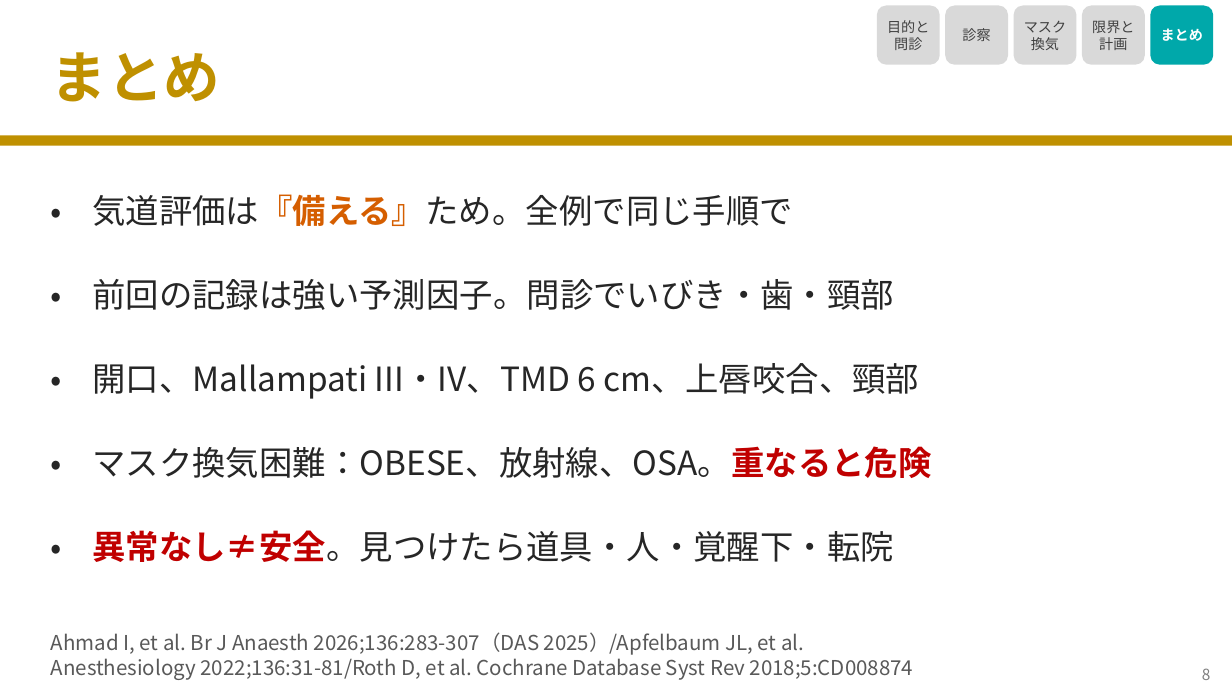
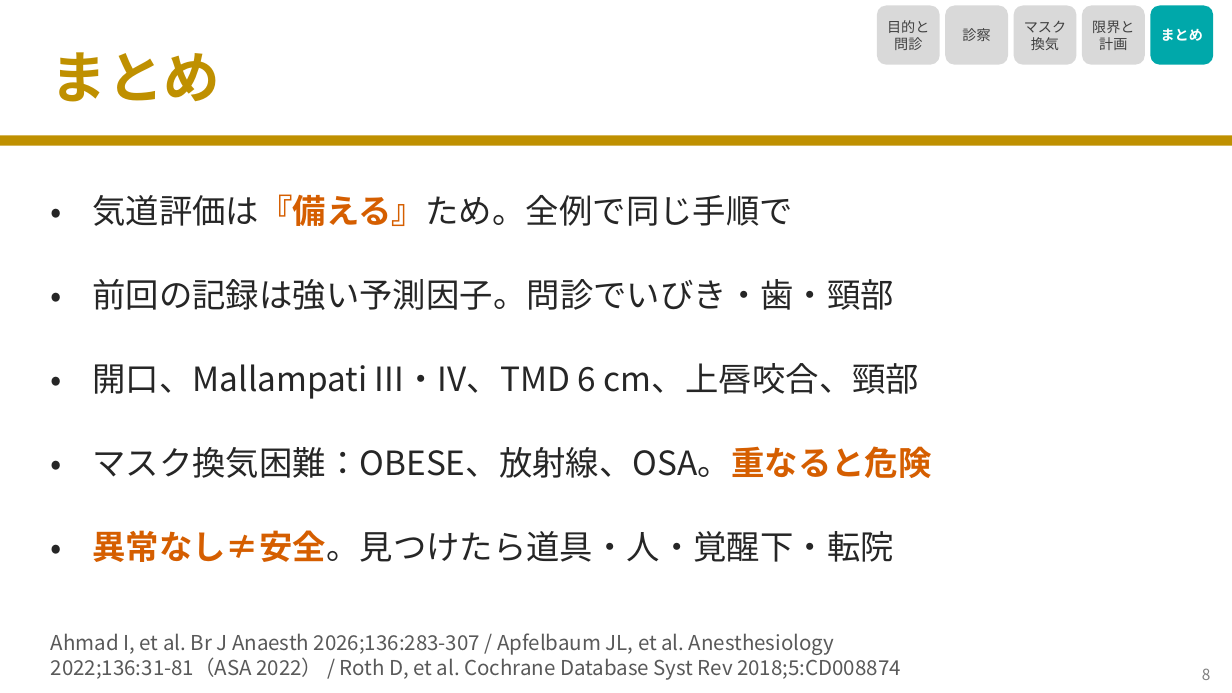
Before and after one commit to nobumitsu-3141/Anes-lecture, a slide deck: slide 9 of slides/4-2_preop_airway_assessment/4-2_preop_airway_assessment.pptx. Drawn at 1232x693 pixels with LibreOffice and Linux fonts; fonts in the diff are those of the drawing. Boxes give left, top, right and bottom in pixels: in the first picture for what was removed or moved away, otherwise in the second. Text is boxed around its words. In the diff, an @@ line names an element or a change of style, - is before the commit and + after.

```diff
--- a/slides/4-2_preop_airway_assessment/4-2_preop_airway_assessment.pptx
+++ b/slides/4-2_preop_airway_assessment/4-2_preop_airway_assessment.pptx
@@ text "マスク換気困難：OBESE、放射線、OSA。重なると危険" at <box>92,446,931,478</box>: text colour #C00000 to #D55E00 in "マスク換気困難：OBESE、放射線、OSA。重なると危険" @@
@@ text "異常なし≠安全。見つけたら道具・人・覚醒下・転院" at <box>92,530,894,562</box>: text colour #C00000 to #D55E00 in "異常なし≠安全。見つけたら道具・人・覚醒下・転院" @@
@@ text at <box>51,633,901,680</box>: text changed @@
-Ahmad I, et al. Br J Anaesth 2026;136:283-307（DAS 2025）/Apfelbaum JL, et al.
-Anesthesiology 2022;136:31-81/Roth D, et al. Cochrane Database Syst Rev 2018;5:CD008874
+Ahmad I, et al. Br J Anaesth 2026;136:283-307 / Apfelbaum JL, et al. Anesthesiology
+2022;136:31-81（ASA 2022） / Roth D, et al. Cochrane Database Syst Rev 2018;5:CD008874
```
Also in this commit, not shown: 7 other slides changed, 27 other files.
